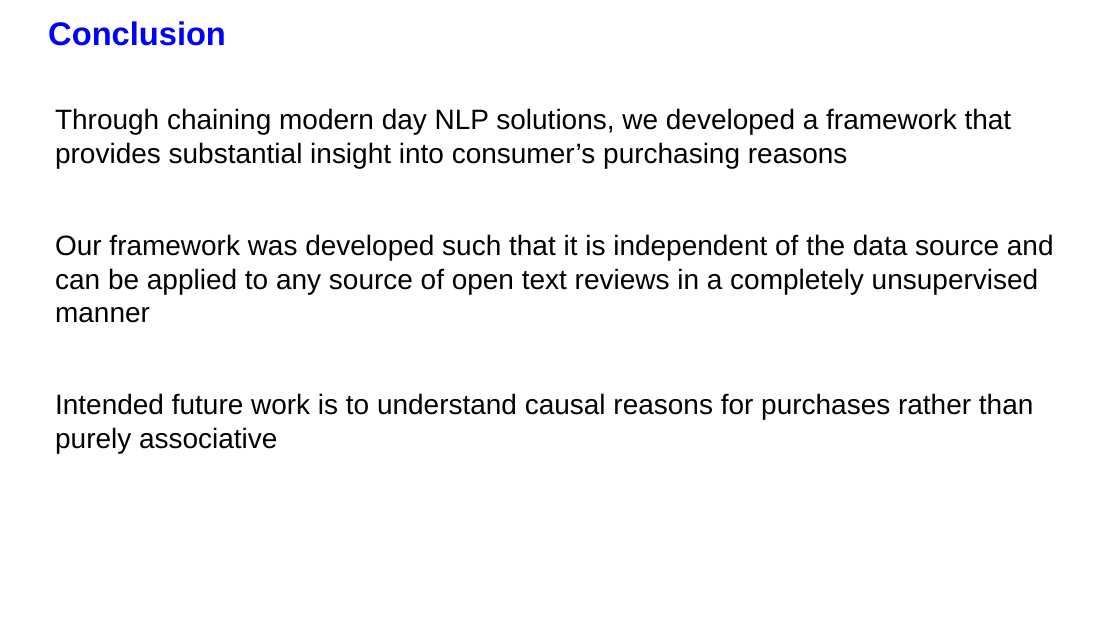
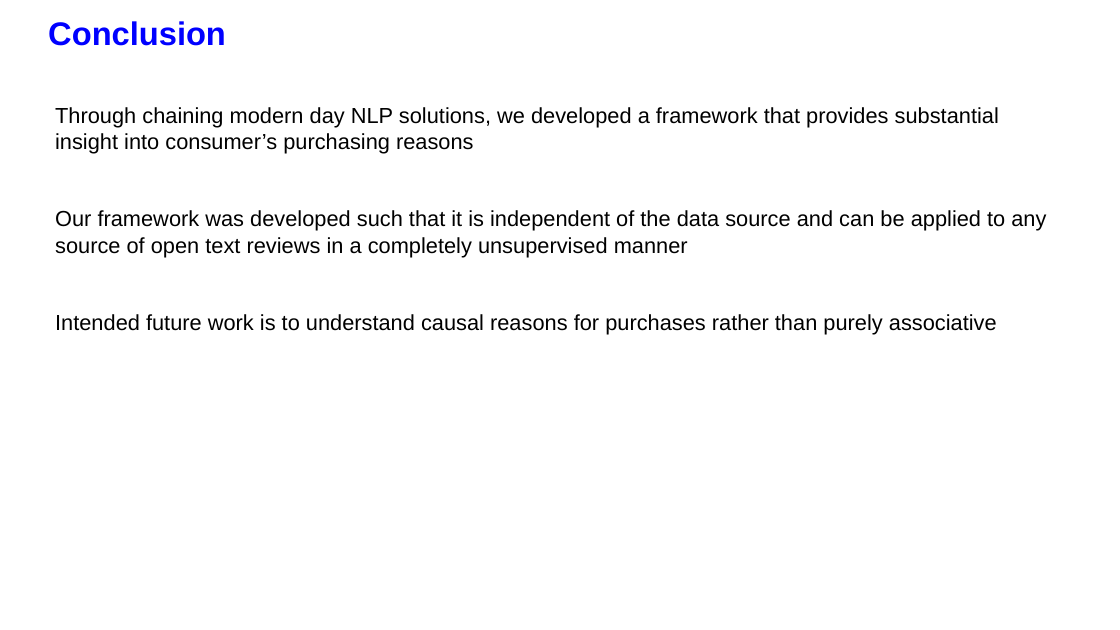
Before and after one commit to CedricJ08/aspect-analysis, a slide deck: slide 17 of Report/Final Presentation Slides.pptx (slide 16 before the commit). Drawn at 1120x630 pixels with LibreOffice and Linux fonts; fonts in the diff are those of the drawing; background and template pictures are left out. Boxes give left, top, right and bottom in pixels: in the first picture for what was removed or moved away, otherwise in the second. Text is boxed around its words. In the diff, an @@ line names an element or a change of style, - is before the commit and + after.

```diff
--- a/Report/Final Presentation Slides.pptx
+++ b/Report/Final Presentation Slides.pptx
@@ text "Through chaining modern day NLP ..." at (55,107,1046,335): size 18 to 14 pt @@
```
Also in this commit, not shown: 3 other slides changed, 4 slides added, 2 slides removed, 2 other files.
